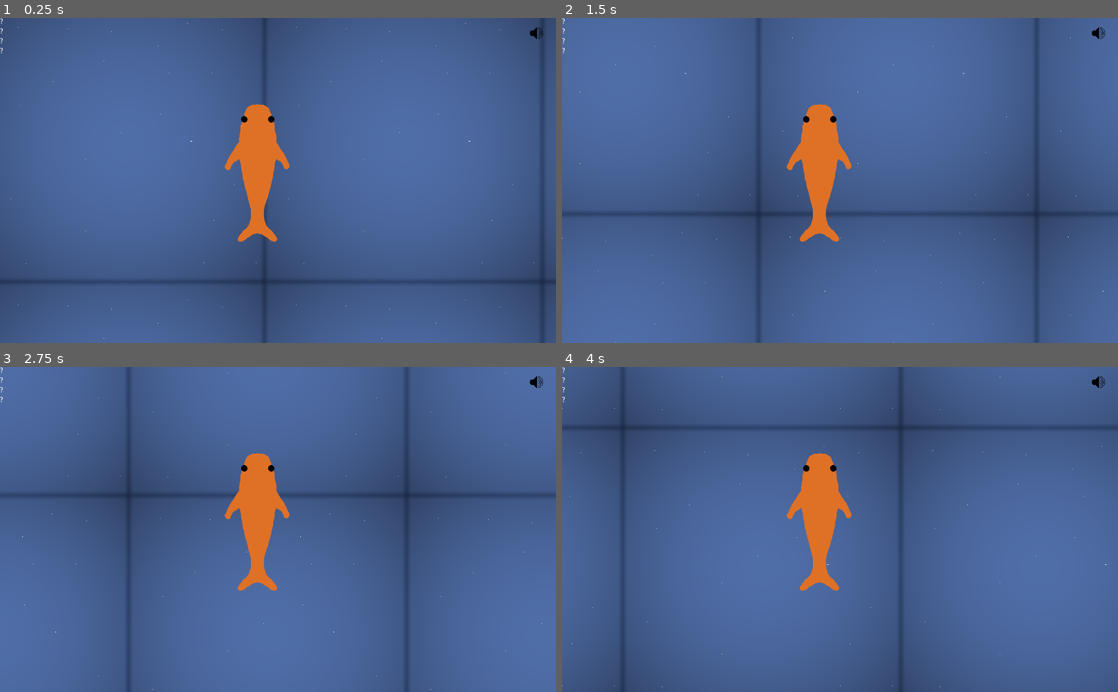
Above: before the commit, frames 1-4 (two rows, left to right).
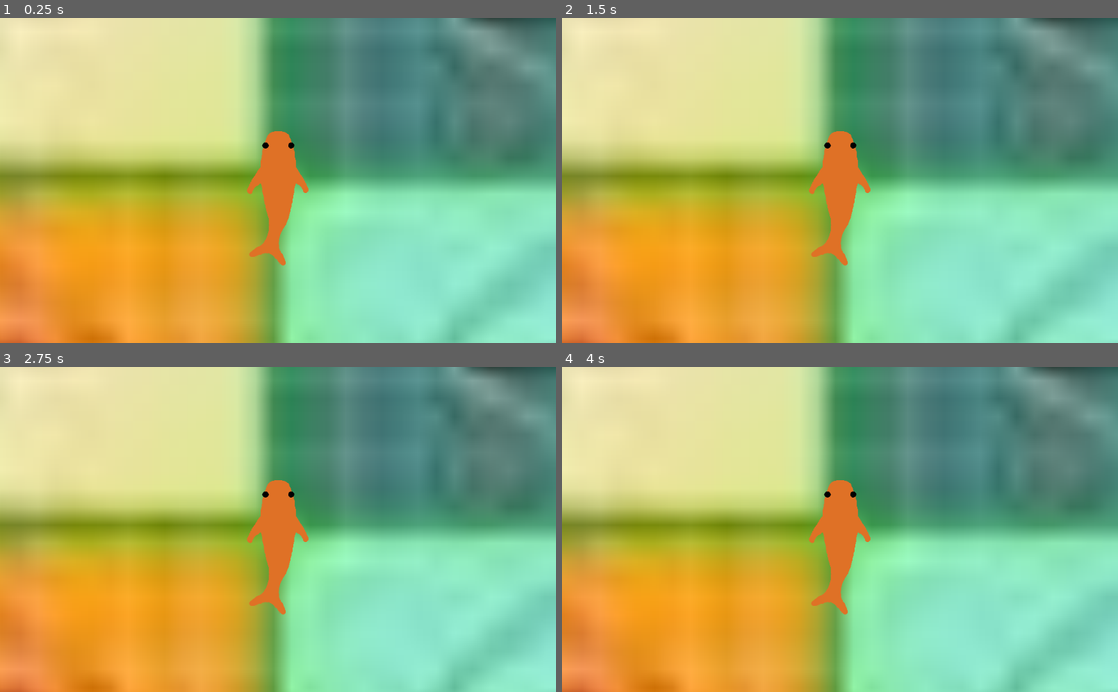
Above: after the commit, the same moments.

Repository: JordanLevy/LudumDare51
Game: Godot game, scene res://Scenes/Main.tscn
Two runs of this game, one before a commit and one after it. Both use one fixed random seed, a clock stepped at 60 frames per second and the inputs below.
Inputs:
- Up to frame 1 (0.25 s): no input
- Up to frame 2 (1.5 s): tap Enter at 0.5 s; hold W 0.53-1.28 s; tap Q at 0.6 s; tap O at 0.8, 1.35 s
- Up to frame 3 (2.75 s): tap P at 1.55, 2.1 s; hold W from 2.03 s (still down); tap Q at 2.3 s
- Up to frame 4 (4 s): tap Q at 2.85 s; tap O at 3.05, 3.6 s; release W at 3.53 s; tap P at 3.8 s

The runs differ from the first frame. In frame 1, 99% of the frame differs, in the area x 0-100%, y 0-100%; in frame 2, 99%; in frame 3, 99%; in frame 4, 99%.
Error after the commit: Parse Error: Expected an indented block after "if". (res://Scenes/FishMotion.gd:48)

Commit message:
Fish animation tree

Diff:
--- a/Game/Scenes/Controls.gd
+++ b/Game/Scenes/Controls.gd
@@ -1,6 +1,6 @@
 extends Node
 
-var controls_list : Array = ['A', 'B', 'C', 'D']
+var controls_list : Array = [KEY_Q, KEY_W, KEY_O, KEY_P]
 var left_turn
 var right_turn
 var left_tail
--- a/Game/Scenes/FishMotion.gd
+++ b/Game/Scenes/FishMotion.gd
@@ -1,17 +1,97 @@
-extends KinematicBody2D
+extends RigidBody2D
 
+export(NodePath) onready var animation_tree = get_node(animation_tree) as AnimationTree
 
-var velocity
+var controls_list : Array = [KEY_Q, KEY_W, KEY_O, KEY_P]
+var lf_key #left flipper
+var rf_key #right flipper
+var lt_key #left tail
+var rt_key #right tail
 
+var lf_down = false
+var rf_down = false
+var lt_down = false
+var rt_down = false
 
-# Called when the node enters the scene tree for the first time.
+var tail_side = -1
+
+func shuffle():
+	controls_list.shuffle()
+	lf_key = controls_list[0]
+	rf_key = controls_list[1]
+	lt_key = controls_list[2]
+	rt_key = controls_list[3]
+
+func display():
+	print(controls_list)
+
+func _on_Randomizer_timeout():
+	shuffle()
+	display()
+
 func _ready():
-	velocity = Vector2(25, 0)
-
-
-# Called every frame. 'delta' is the elapsed time since the previous frame.
-#func _process(delta):
-#	pass
+	#randomize()
+	shuffle()
+	display()
 
 func _physics_process(delta):
-	move_and_slide(velocity)
+	var flipper_side = 0
+	if lf_down:
+		flipper_side -= 1
+	if rf_down:
+		flipper_side += 1
+	add_torque(linear_velocity.length() * flipper_side * 5)
+
+func use_flipper(side):
+	if side == -1:
+
+	elif side == 1:
+		animation_player.play("FlipperRight")
+
+func release_flipper(side):
+	if side == -1:
+		animation_player.play("FlipperLeftRelease")
+	elif side == 1:
+		animation_player.play("FlipperRightRelease")
+
+func thrust(side):
+	if side == -1:
+		animation_player.play("TailLeft")
+	elif side == 1:
+		animation_player.play("TailRight")
+	tail_side = side;
+	apply_impulse(Vector2.ZERO, -transform.y * 10)
+
+func _input(event):
+	if event is InputEventKey and event.pressed:
+		if event.scancode == lf_key:
+			if not lf_down:
+				use_flipper(-1)
+			lf_down = true
+		if event.scancode == rf_key:
+			if not rf_down:
+				use_flipper(1)
+			rf_down = true
+		if event.scancode == lt_key:
+			if not lt_down and not rt_down and tail_side != -1:
+				thrust(-1)
+			lt_down = true
+		if event.scancode == rt_key:
+			if not lt_down and not rt_down and tail_side != 1:
+				thrust(1)
+			rt_down = true
+	if event is InputEventKey and not event.pressed:
+		if event.scancode == lf_key:
+			release_flipper(-1)
+			lf_down = false
+		if event.scancode == rf_key:
+			release_flipper(1)
+			rf_down = false
+		if event.scancode == lt_key:
+			if rt_down:
+				thrust(1)
+			lt_down = false
+		if event.scancode == rt_key:
+			if lt_down:
+				thrust(-1)
+			rt_down = false
--- a/Game/Scenes/FishMotion.tscn
+++ b/Game/Scenes/FishMotion.tscn
@@ -1,7 +1,6 @@
-[gd_scene load_steps=4 format=2]
+[gd_scene load_steps=3 format=2]
 
 [ext_resource path="res://Scenes/FishMotion.gd" type="Script" id=1]
-[ext_resource path="res://Assets/Fish/Fish_Separated.png" type="Texture" id=2]
 
 [sub_resource type="CapsuleShape2D" id=1]
 
@@ -10,7 +9,3 @@
 
 [node name="CollisionShape2D" type="CollisionShape2D" parent="."]
 shape = SubResource( 1 )
-
-[node name="Sprite" type="Sprite" parent="."]
-position = Vector2( 0, 189 )
-texture = ExtResource( 2 )
--- a/Game/Scenes/Main.tscn
+++ b/Game/Scenes/Main.tscn
@@ -1,11 +1,12 @@
-[gd_scene load_steps=13 format=2]
-
-[ext_resource path="res://Scripts/ParallaxBackground.gd" type="Script" id=1]
-[ext_resource path="res://Assets/Background/ocean_particles.png" type="Texture" id=2]
-[ext_resource path="res://Assets/Background/water.png" type="Texture" id=3]
+[gd_scene load_steps=25 format=2]
+
+[ext_resource path="res://Scenes/FishMotion.gd" type="Script" id=1]
+[ext_resource path="res://Assets/Background/test_bg.png" type="Texture" id=2]
 [ext_resource path="res://Assets/Fish/Fish_Separated.png" type="Texture" id=4]
-[ext_resource path="res://Scenes/Controls.tscn" type="PackedScene" id=5]
-[ext_resource path="res://Scenes/Music.tscn" type="PackedScene" id=6]
+
+[sub_resource type="CapsuleShape2D" id=7]
+radius = 97.1428
+height = 359.714
 
 [sub_resource type="Animation" id=1]
 resource_name = "FlipperLeft"
@@ -35,6 +36,34 @@
 "values": [ 0.0, -20.0 ]
 }
 
+[sub_resource type="Animation" id=8]
+resource_name = "FlipperLeftRelease"
+length = 0.2
+tracks/0/type = "value"
+tracks/0/path = NodePath("Torso/LFlipper:position")
+tracks/0/interp = 1
+tracks/0/loop_wrap = true
+tracks/0/imported = false
+tracks/0/enabled = true
+tracks/0/keys = {
+"times": PoolRealArray( 0, 0.2 ),
+"transitions": PoolRealArray( 1, 1 ),
+"update": 0,
+"values": [ Vector2( -73, 0 ), Vector2( -100, 0 ) ]
+}
+tracks/1/type = "value"
+tracks/1/path = NodePath("Torso/LFlipper:rotation_degrees")
+tracks/1/interp = 1
+tracks/1/loop_wrap = true
+tracks/1/imported = false
+tracks/1/enabled = true
+tracks/1/keys = {
+"times": PoolRealArray( 0, 0.2 ),
+"transitions": PoolRealArray( 1, 1 ),
+"update": 0,
+"values": [ -20.0, 0.0 ]
+}
+
 [sub_resource type="Animation" id=2]
 resource_name = "FlipperRight"
 length = 0.2
@@ -61,6 +90,34 @@
 "transitions": PoolRealArray( 1, 1 ),
 "update": 0,
 "values": [ 0.0, 20.0 ]
+}
+
+[sub_resource type="Animation" id=9]
+resource_name = "FlipperRightRelease"
+length = 0.2
+tracks/0/type = "value"
+tracks/0/path = NodePath("Torso/RFlipper:position")
+tracks/0/interp = 1
+tracks/0/loop_wrap = true
+tracks/0/imported = false
+tracks/0/enabled = true
+tracks/0/keys = {
+"times": PoolRealArray( 0, 0.2 ),
+"transitions": PoolRealArray( 1, 1 ),
+"update": 0,
+"values": [ Vector2( 80, 0 ), Vector2( 105, 0 ) ]
+}
+tracks/1/type = "value"
+tracks/1/path = NodePath("Torso/RFlipper:rotation_degrees")
+tracks/1/interp = 1
+tracks/1/loop_wrap = true
+tracks/1/imported = false
+tracks/1/enabled = true
+tracks/1/keys = {
+"times": PoolRealArray( 0, 0.2 ),
+"transitions": PoolRealArray( 1, 1 ),
+"update": 0,
+"values": [ 20.0, 0.0 ]
 }
 
 [sub_resource type="Animation" id=3]
@@ -125,7 +182,7 @@
 "times": PoolRealArray( 0 ),
 "transitions": PoolRealArray( 1 ),
 "update": 0,
-"values": [ Vector2( 0, 290 ) ]
+"values": [ Vector2( -20, 290 ) ]
 }
 tracks/5/type = "value"
 tracks/5/path = NodePath("Torso/Tail:rotation_degrees")
@@ -137,7 +194,7 @@
 "times": PoolRealArray( 0 ),
 "transitions": PoolRealArray( 1 ),
 "update": 0,
-"values": [ 0.0 ]
+"values": [ 15.0 ]
 }
 tracks/6/type = "value"
 tracks/6/path = NodePath("Torso:position")
@@ -149,7 +206,7 @@
 "times": PoolRealArray( 0 ),
 "transitions": PoolRealArray( 1 ),
 "update": 0,
-"values": [ Vector2( 474, 255 ) ]
+"values": [ Vector2( 0, 0 ) ]
 }
 tracks/7/type = "value"
 tracks/7/path = NodePath("Torso:rotation_degrees")
@@ -276,7 +333,7 @@
 "times": PoolRealArray( 0, 0.2 ),
 "transitions": PoolRealArray( 1, 1 ),
 "update": 0,
-"values": [ Vector2( 0, 290 ), Vector2( -20, 290 ) ]
+"values": [ Vector2( 23, 290 ), Vector2( -20, 290 ) ]
 }
 tracks/1/type = "value"
 tracks/1/path = NodePath("Torso/Tail:rotation_degrees")
@@ -288,7 +345,7 @@
 "times": PoolRealArray( 0, 0.2 ),
 "transitions": PoolRealArray( 1, 1 ),
 "update": 0,
-"values": [ 0.0, 15.0 ]
+"values": [ -15.0, 15.0 ]
 }
 
 [sub_resource type="Animation" id=6]
@@ -304,7 +361,7 @@
 "times": PoolRealArray( 0, 0.2 ),
 "transitions": PoolRealArray( 1, 1 ),
 "update": 0,
-"values": [ Vector2( 0, 290 ), Vector2( 23, 290 ) ]
+"values": [ Vector2( -20, 290 ), Vector2( 23, 290 ) ]
 }
 tracks/1/type = "value"
 tracks/1/path = NodePath("Torso/Tail:rotation_degrees")
@@ -316,67 +373,148 @@
 "times": PoolRealArray( 0, 0.2 ),
 "transitions": PoolRealArray( 1, 1 ),
 "update": 0,
-"values": [ 0.0, -15.0 ]
-}
+"values": [ 15.0, -15.0 ]
+}
+
+[sub_resource type="AnimationNodeAdd2" id=16]
+
+[sub_resource type="AnimationNodeAdd2" id=17]
+
+[sub_resource type="AnimationNodeAnimation" id=14]
+animation = "TailRight"
+
+[sub_resource type="AnimationNodeAnimation" id=18]
+animation = "FlipperLeft"
+
+[sub_resource type="AnimationNodeAnimation" id=19]
+animation = "FlipperLeftRelease"
+
+[sub_resource type="AnimationNodeAnimation" id=20]
+animation = "FlipperRight"
+
+[sub_resource type="AnimationNodeAnimation" id=21]
+animation = "FlipperRightRelease"
+
+[sub_resource type="AnimationNodeAnimation" id=15]
+animation = "TailLeft"
+
+[sub_resource type="AnimationNodeTransition" id=23]
+input_count = 2
+input_0/name = "FlipperLeft"
+input_0/auto_advance = false
+input_1/name = "FlipperLeftRelease"
+input_1/auto_advance = false
+
+[sub_resource type="AnimationNodeTransition" id=22]
+input_count = 2
+input_0/name = "FlipperRight"
+input_0/auto_advance = false
+input_1/name = "FlipperRightRelease"
+input_1/auto_advance = false
+
+[sub_resource type="AnimationNodeTransition" id=13]
+input_count = 2
+input_0/name = "TailLeft"
+input_0/auto_advance = false
+input_1/name = "TailRight"
+input_1/auto_advance = false
+
+[sub_resource type="AnimationNodeBlendTree" id=12]
+graph_offset = Vector2( -276.474, 145.722 )
+nodes/Add2/node = SubResource( 17 )
+nodes/Add2/position = Vector2( 800, 220 )
+"nodes/Add2 2/node" = SubResource( 16 )
+"nodes/Add2 2/position" = Vector2( 1120, 500 )
+nodes/Animation/node = SubResource( 15 )
+nodes/Animation/position = Vector2( 220, 0 )
+"nodes/Animation 2/node" = SubResource( 14 )
+"nodes/Animation 2/position" = Vector2( 220, 140 )
+"nodes/Animation 3/node" = SubResource( 18 )
+"nodes/Animation 3/position" = Vector2( 220, 300 )
+"nodes/Animation 4/node" = SubResource( 19 )
+"nodes/Animation 4/position" = Vector2( 180, 440 )
+"nodes/Animation 5/node" = SubResource( 20 )
+"nodes/Animation 5/position" = Vector2( 180, 620 )
+"nodes/Animation 6/node" = SubResource( 21 )
+"nodes/Animation 6/position" = Vector2( 140, 760 )
+nodes/FlipperLeft/node = SubResource( 23 )
+nodes/FlipperLeft/position = Vector2( 480, 340 )
+nodes/FlipperRight/node = SubResource( 22 )
+nodes/FlipperRight/position = Vector2( 500, 680 )
+nodes/Tail/node = SubResource( 13 )
+nodes/Tail/position = Vector2( 460, 20 )
+nodes/output/position = Vector2( 1440, 540 )
+node_connections = [ "Tail", 0, "Animation", "Tail", 1, "Animation 2", "FlipperLeft", 0, "Animation 3", "FlipperLeft", 1, "Animation 4", "FlipperRight", 0, "Animation 5", "FlipperRight", 1, "Animation 6", "Add2", 0, "Tail", "Add2", 1, "FlipperLeft", "Add2 2", 0, "Add2", "Add2 2", 1, "FlipperRight", "output", 0, "Add2 2" ]
 
 [node name="Main" type="Node2D"]
 
 [node name="ParallaxBackground" type="ParallaxBackground" parent="."]
+
+[node name="ParallaxLayer" type="ParallaxLayer" parent="ParallaxBackground"]
+
+[node name="Sprite" type="Sprite" parent="ParallaxBackground/ParallaxLayer"]
+scale = Vector2( 50, 50 )
+texture = ExtResource( 2 )
+
+[node name="FishRigidBody" type="RigidBody2D" parent="."]
+mode = 2
+mass = 0.102041
+gravity_scale = 0.0
+can_sleep = false
+linear_damp = 1.0
 script = ExtResource( 1 )
-
-[node name="Water" type="ParallaxLayer" parent="ParallaxBackground"]
-motion_mirroring = Vector2( 512, 512 )
-
-[node name="Sprite" type="Sprite" parent="ParallaxBackground/Water"]
-position = Vector2( 512, 300 )
-texture = ExtResource( 3 )
-region_enabled = true
-region_rect = Rect2( 0, 0, 1024, 600 )
-
-[node name="OceanParticles" type="ParallaxLayer" parent="ParallaxBackground"]
-motion_mirroring = Vector2( 512, 512 )
-
-[node name="Sprite" type="Sprite" parent="ParallaxBackground/OceanParticles"]
-position = Vector2( 512, 300 )
-texture = ExtResource( 2 )
-region_enabled = true
-region_rect = Rect2( 0, 0, 1024, 600 )
-
-[node name="Controls" parent="." instance=ExtResource( 5 )]
-
-[node name="FishRig" type="Node2D" parent="."]
-
-[node name="Torso" type="Sprite" parent="FishRig"]
+animation_player = NodePath("FishRig/AnimationPlayer")
+
+[node name="FishCollider" type="CollisionShape2D" parent="FishRigidBody"]
+shape = SubResource( 7 )
+
+[node name="FishRig" type="Node2D" parent="FishRigidBody"]
+
+[node name="Torso" type="Sprite" parent="FishRigidBody/FishRig"]
 position = Vector2( 474, 255 )
-scale = Vector2( 0.35, 0.35 )
 texture = ExtResource( 4 )
 region_enabled = true
 region_rect = Rect2( 410, 54, 200, 550 )
 
-[node name="LFlipper" type="Sprite" parent="FishRig/Torso"]
+[node name="LFlipper" type="Sprite" parent="FishRigidBody/FishRig/Torso"]
 position = Vector2( -100, 0 )
 texture = ExtResource( 4 )
 region_enabled = true
 region_rect = Rect2( 750, 330, 150, 155 )
 
-[node name="RFlipper" type="Sprite" parent="FishRig/Torso"]
+[node name="RFlipper" type="Sprite" parent="FishRigidBody/FishRig/Torso"]
 position = Vector2( 105, 0 )
 texture = ExtResource( 4 )
 region_enabled = true
 region_rect = Rect2( 750, 95, 130, 155 )
 
-[node name="Tail" type="Sprite" parent="FishRig/Torso"]
+[node name="Tail" type="Sprite" parent="FishRigidBody/FishRig/Torso"]
 position = Vector2( 0, 290 )
 texture = ExtResource( 4 )
 region_enabled = true
 region_rect = Rect2( 83, 179, 215, 330 )
 
-[node name="AnimationPlayer" type="AnimationPlayer" parent="FishRig"]
+[node name="AnimationPlayer" type="AnimationPlayer" parent="FishRigidBody/FishRig"]
+autoplay = "Idle"
 anims/FlipperLeft = SubResource( 1 )
+anims/FlipperLeftRelease = SubResource( 8 )
 anims/FlipperRight = SubResource( 2 )
+anims/FlipperRightRelease = SubResource( 9 )
 anims/Idle = SubResource( 3 )
 anims/RESET = SubResource( 4 )
 anims/TailLeft = SubResource( 5 )
 anims/TailRight = SubResource( 6 )
 
-[node name="Music" parent="." instance=ExtResource( 6 )]
+[node name="AnimationTree" type="AnimationTree" parent="FishRigidBody/FishRig"]
+tree_root = SubResource( 12 )
+anim_player = NodePath("../AnimationPlayer")
+active = true
+parameters/Add2/add_amount = 1.0
+"parameters/Add2 2/add_amount" = 1.0
+parameters/FlipperLeft/current = 1
+parameters/FlipperRight/current = 1
+parameters/Tail/current = 0
+
+[node name="Camera2D" type="Camera2D" parent="FishRigidBody"]
+current = true
+zoom = Vector2( 3, 3 )
--- a/Game/Scripts/ParallaxBackground.gd
+++ b/Game/Scripts/ParallaxBackground.gd
@@ -1,4 +1,5 @@
 extends ParallaxBackground
 
 func _process(delta):
+	return
 	scroll_base_offset -= Vector2(100, 100) * delta
